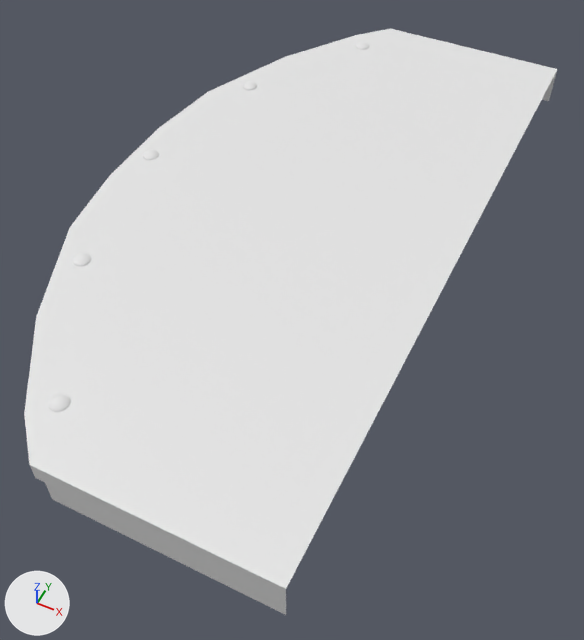
Two versions of the FBX model Enter The Isaac/Assets/Models/Environment/Theater/Stage_low.fbx, one commit apart.
Camera for both pictures: a 50 mm camera at (7.7, -19.7, 41.0) aimed at (0.5, -5.4, 23.1). The lights are fixed; the arrows at lower left show +X, +Y and +Z. Where no turn or scale is listed for an object, it has been applied to the vertices.

The first picture shows 'Podium_low'.
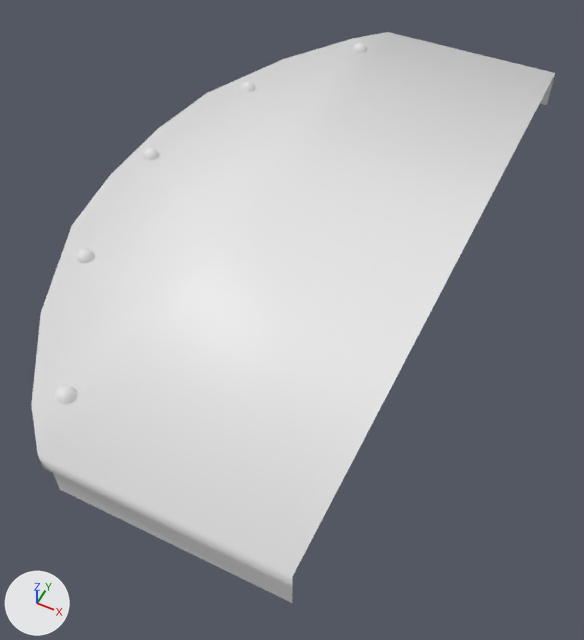
Boxes [x1, y1, x2, y2] around the edits, measured in the pictures (584 x 640 px; the box of a moved part takes in the faces that stretch with it):
'Podium_low', reshaped, moved: before [24, 29, 557, 615]; after [31, 32, 555, 603]
part 1 of me_plane_004, moved or reshaped: before [143, 149, 159, 160]; after [143, 148, 159, 160]
part 2 of me_plane_004, moved or reshaped: before [242, 81, 257, 90]; after [241, 81, 255, 92]
part 3 of me_plane_004, moved or reshaped: before [356, 42, 370, 50]; after [353, 43, 367, 53]
part 4 of me_plane_004, moved or reshaped: before [73, 253, 91, 266]; after [75, 248, 94, 263]
part 5 of me_plane_004, moved or reshaped: before [48, 394, 71, 412]; after [55, 386, 77, 404]
part 6 of me_plane_004, added: after [31, 32, 555, 603]

Edits to the bpy script that builds the scene:
```text
Change me_plane_004:
    used by ob_podium_low; location = (-5.74, -3.37, 24.47)
    remove me_plane_004.from_pydata(...)  # 377 vertices, 368 faces; spans x -0.2..10.4, y -10.5..10.5, z 0.0..1.4
    add me_plane_004.from_pydata(...)  # 373 vertices, 364 faces; spans x -10.5..0.0, y -10.2..10.2, z 0.0..1.5
    me_plane_004 part 1: the loose piece of 65 vertices spanning x 0.1..0.6, y -0.3..0.3, z 1.3..1.4 is moved by (-10.4, 0.0, 0.0)
    me_plane_004 part 2: the loose piece of 65 vertices spanning x 1.0..1.5, y 4.5..5.0, z 1.3..1.4 is moved by (-10.4, -0.1, 0.0)
    me_plane_004 part 3: the loose piece of 65 vertices spanning x 3.4..3.9, y 8.6..9.1, z 1.3..1.4 is moved by (-10.4, -0.2, 0.0)
    me_plane_004 part 4: the loose piece of 65 vertices spanning x 1.0..1.5, y -5.0..-4.5, z 1.3..1.4 is moved by (-10.4, 0.1, 0.0)
    me_plane_004 part 5: the loose piece of 65 vertices spanning x 3.4..3.9, y -9.1..-8.6, z 1.3..1.4 is moved by (-10.4, 0.2, 0.0)
    me_plane_004 part 6: a new loose piece of 48 vertices spanning x -10.5..0.0, y -10.2..10.2, z 0.0..1.3
    me_plane_004 part 7: the surface is now shaded smooth
Change ob_podium_low:
    ob_podium_low.location: (-5.74, -3.37, 24.47) -> (4.63, -3.37, 24.47)
```
